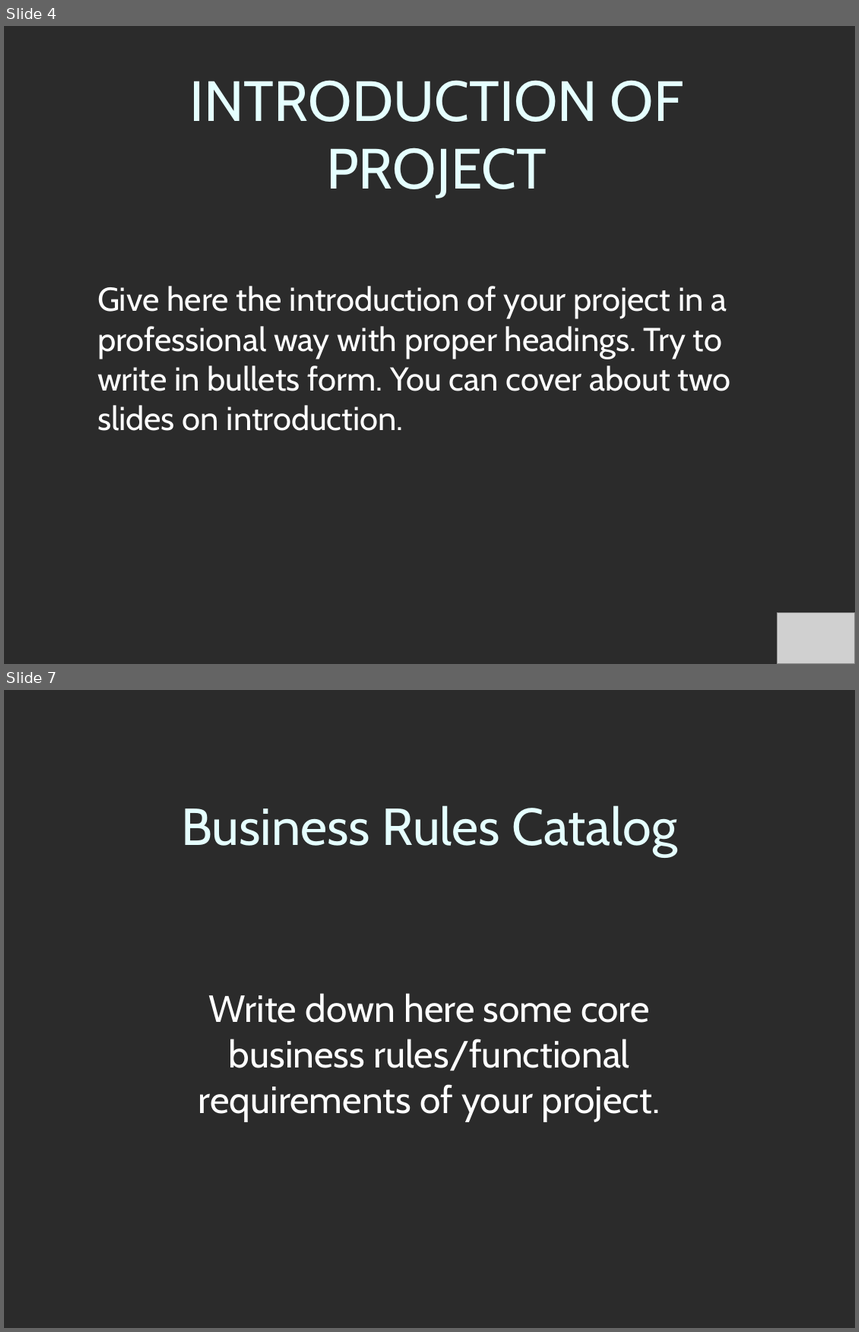
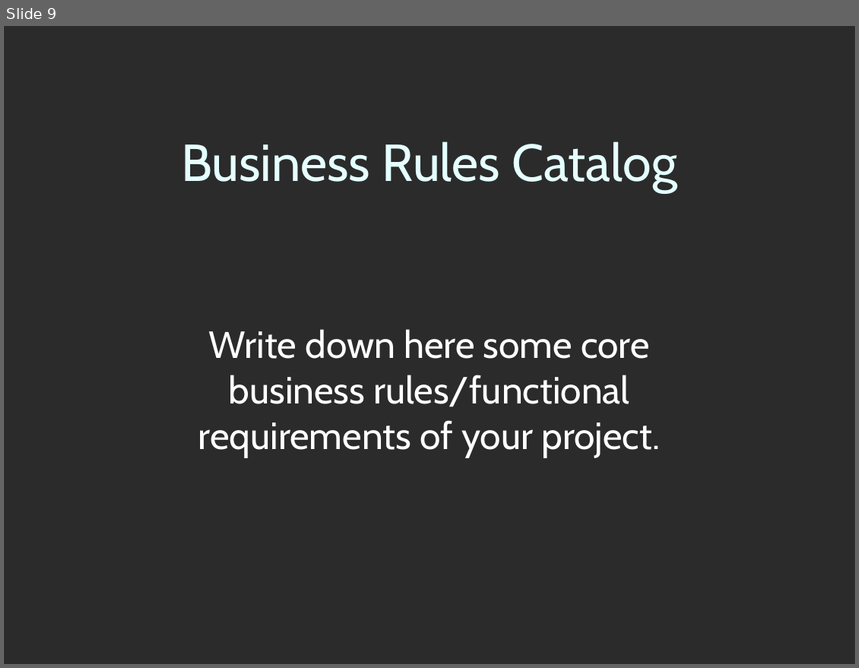
Before and after one commit to alihussainia/Spam-Email-Classification-Project, a slide deck: CS619_Project/FinalDeliverables/3-SamplePresentation.ppt. Shown one above the other, each under a label of ours: slides 4 and 7 before the commit, slide 9 after it; the slides between them are not shown. The pictures are 859x1332 and 859x668 pixels, drawn with LibreOffice and Linux fonts; fonts in the diff are those of the drawing; grey boxes stand for pictures; background and template pictures are left out; a plain dark background stands for a picture behind light text. Boxes give left, top, right and bottom in pixels: in the first picture for what was removed or moved away, otherwise in the second. Text is boxed around its words. In the diff, an @@ line names an element or a change of style, - is before the commit and + after.

```diff
--- a/CS619_Project/FinalDeliverables/3-SamplePresentation.ppt
+++ b/CS619_Project/FinalDeliverables/3-SamplePresentation.ppt
@@ slide 4 removed at (4,26,855,664), background picture (left out) @@
@@ title removed at (189,80,683,199) @@
-INTRODUCTION OF PROJECT
@@ text removed at (97,286,731,431) @@
-Give here the introduction of your project in a professional way with proper headings. Try to write in bullets form. You can cover about two slides on introduction.
@@ picture removed at (777,613,855,664) @@
@@ what was slide 7 is now slide 9 @@
```
Also in this commit, not shown: 6 slides changed, 5 slides added, 2 other slides removed, 1 other file.
